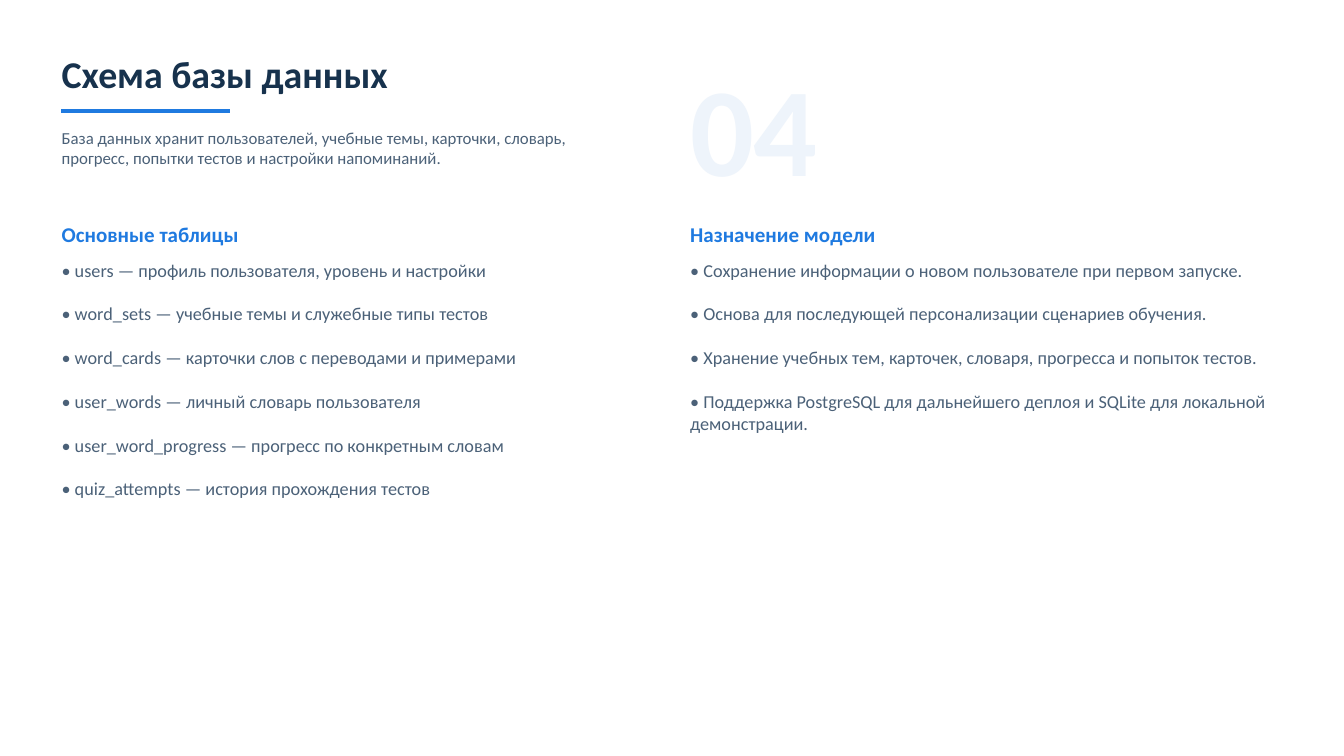
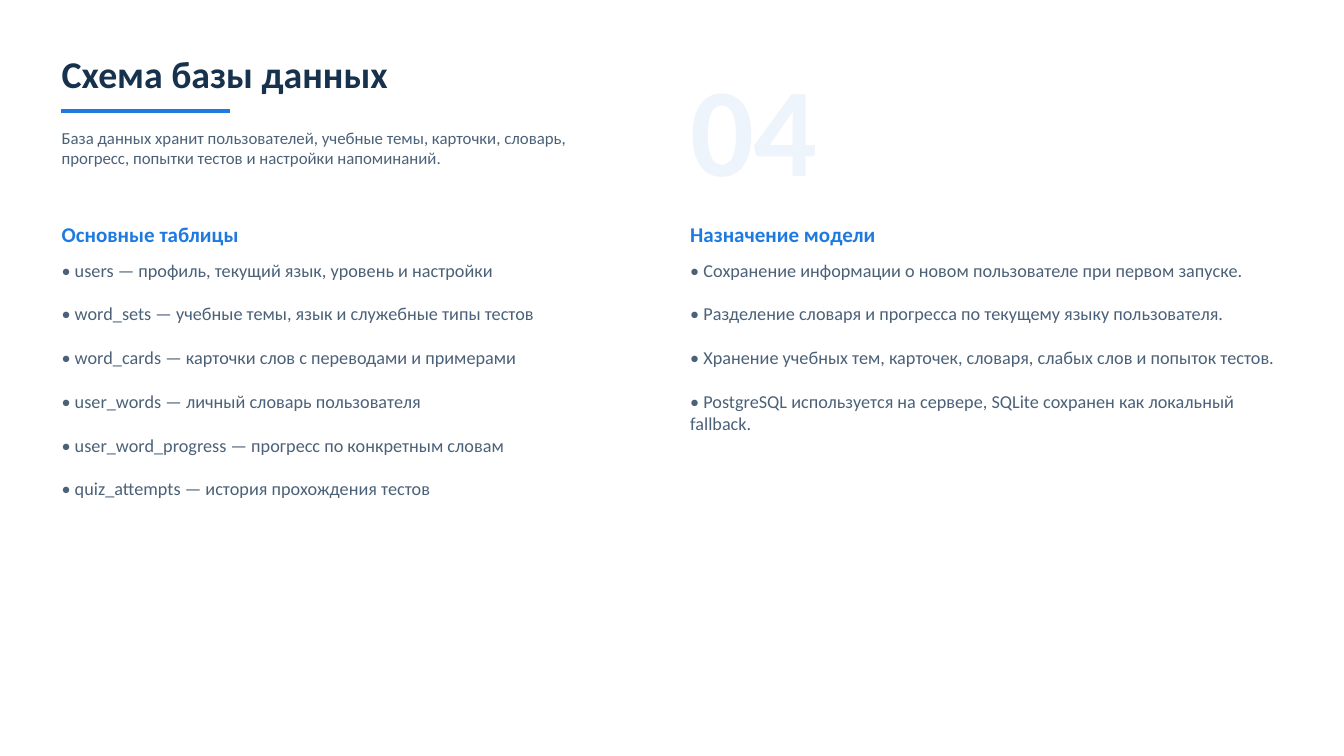
Before and after one commit to glebb228/tg_bot2026, a slide deck: slide 5 of presentation/output/тг_бот_презентация.pptx. Drawn at 1344x756 pixels with LibreOffice and Linux fonts; fonts in the diff are those of the drawing. Boxes give left, top, right and bottom in pixels: in the first picture for what was removed or moved away, otherwise in the second. Text is boxed around its words. In the diff, an @@ line names an element or a change of style, - is before the commit and + after.

```diff
--- a/presentation/output/тг_бот_презентация.pptx
+++ b/presentation/output/тг_бот_презентация.pptx
@@ text at (75,264,534,323): text changed @@
-• users — профиль пользователя, уровень и настройки
-• word_sets — учебные темы и служебные типы тестов
+• users — профиль, текущий язык, уровень и настройки
+• word_sets — учебные темы, язык и служебные типы тестов
@@ text at (690,308,1273,430): text changed @@
-• Основа для последующей персонализации сценариев обучения.
-• Хранение учебных тем, карточек, словаря, прогресса и попыток тестов.
-• Поддержка PostgreSQL для дальнейшего деплоя и SQLite для локальной демонстрации.
+• Разделение словаря и прогресса по текущему языку пользователя.
+• Хранение учебных тем, карточек, словаря, слабых слов и попыток тестов.
+• PostgreSQL используется на сервере, SQLite сохранен как локальный fallback.
```
Also in this commit, not shown: 7 other slides changed, 1 other file.
